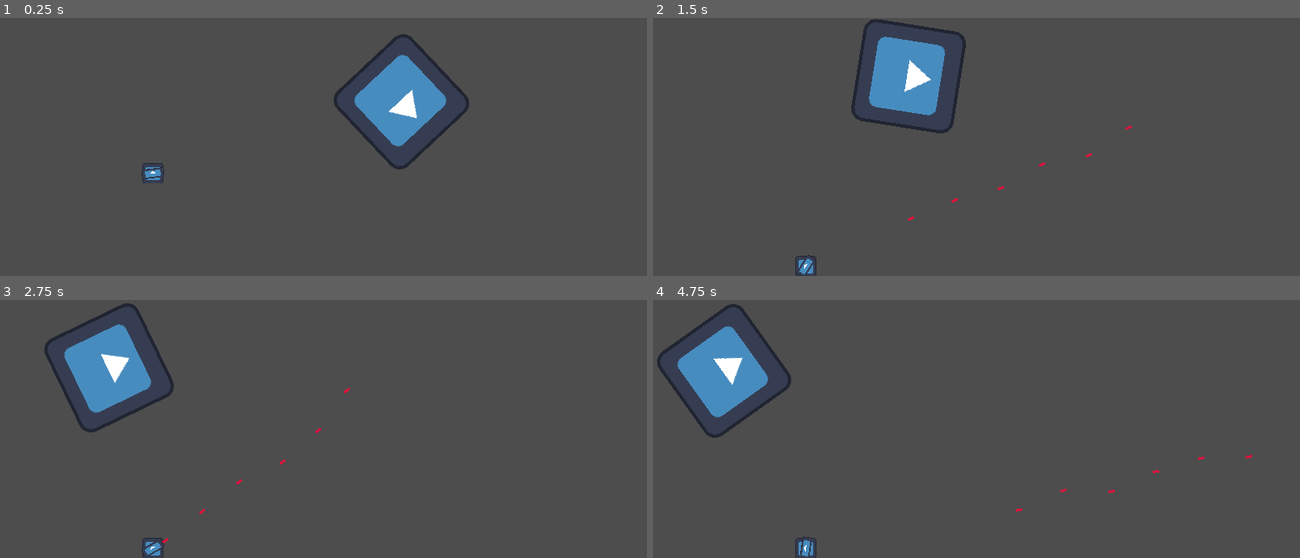
Above: before the commit, frames 1-4 (two rows, left to right).
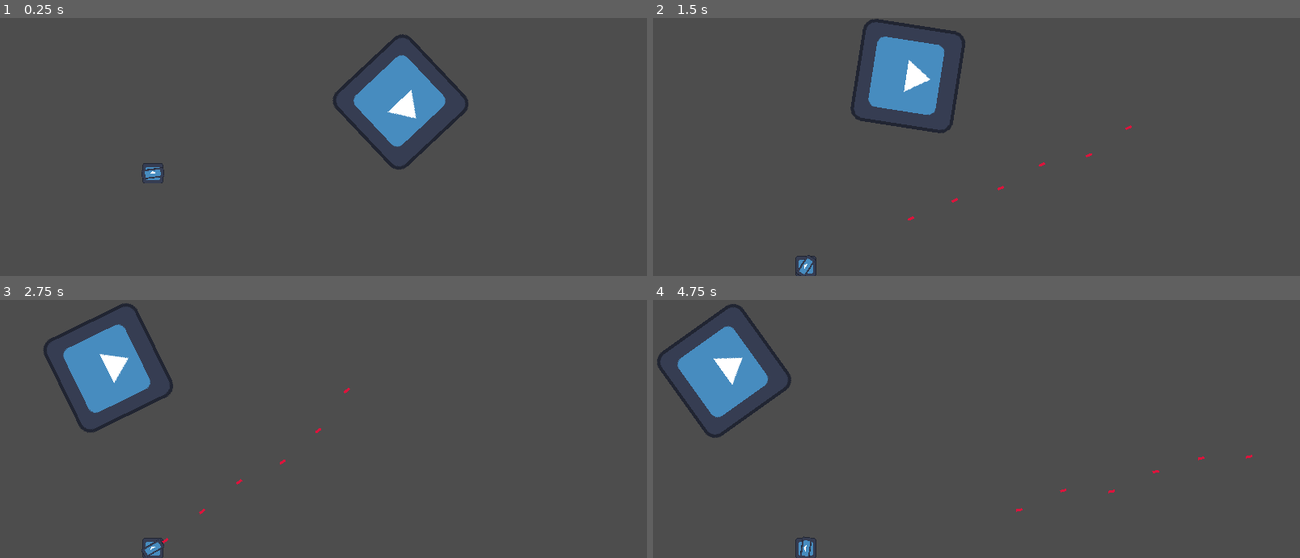
Above: after the commit, the same moments.

Repository: ElTomyDev/jueguito-para-los-pibardos-2
Game: Godot game, scene res://assets/scenes/worlds/level_1.tscn
Two runs of this game, one before a commit and one after it. Both use one fixed random seed, a clock stepped at 60 frames per second and the inputs below. The engine's default icon, where the game draws it, is replaced by a stand-in: a white triangle on a blue panel in a dark square.
Inputs (mouse positions are in pixels of both pictures, inside the frame that each line leads up to):
- Up to frame 1 (0.25 s): no input
- Up to frame 2 (1.5 s): move the mouse to (1118, 134) at 0.52 s; press the mouse at (1118, 134) at 0.53 s; move the mouse to (847, 159) at 1.27 s; release the mouse at (847, 159) at 1.28 s; click (847, 159) at 1.35 s
- Up to frame 3 (2.75 s): move the mouse to (388, 372) at 2.02 s; press the mouse at (388, 372) at 2.03 s
- Up to frame 4 (4.75 s): move the mouse to (944, 480) at 2.77 s; release the mouse at (944, 480) at 2.78 s; click (944, 480) at 2.85 s; tap Enter at 3.5 s; move the mouse to (1170, 467) at 3.52 s; press the mouse at (1170, 467) at 3.53 s; move the mouse to (782, 390) at 4.27 s; release the mouse at (782, 390) at 4.28 s; click (782, 390) at 4.35 s

The runs differ from the first frame. In frame 1, 0.4% of the frame differs, in the area x 51-73%, y 6-59%; in frame 2, 0.3%; in frame 3, 0.4%, in the area x 6-27%, y 1-52%; in frame 4, less than 0.1%.

Commit message:
refactorizacion de la gestion de inputs normalizados

Diff:
--- a/assets/scripts/characters/boss/ball_attack.gd
+++ b/assets/scripts/characters/boss/ball_attack.gd
@@ -34,5 +34,5 @@
 	bullet_instence.speed = boss.bullet_speed
 	bullet_instence.life_time = boss.bullet_life_time
 	bullet_instence.dispersion = boss.bullet_dispersion
-	bullet_instence.damage = boss.total_damage
+	bullet_instence.damage = boss.damage
 	bullet_instence.group_target = "Players"
--- a/assets/scripts/characters/boss/boss_controller.gd
+++ b/assets/scripts/characters/boss/boss_controller.gd
@@ -1,14 +1,18 @@
 extends CharacterBody2D
 class_name BossController
+
+var viewport_size: Vector2
 
 @onready var floating_movement: FloatingMovement = $BossMechanics/floating_movement as FloatingMovement
 @onready var damage_area: DamageArea = $DamageArea as DamageArea
 @onready var ball_attack: BallAttack = $BossMechanics/BallAttack as BallAttack
 
 @export_category("Boss Stats")
-@export var health: float = 10000.0
+@export var initial_health: float = 10000.0
 @export var base_damage = 50.0
-@export var damage_increment: float = 0.01
+@export var damage_increment: float = 0.5
+@export var max_damage: float = 500.0
+@export var boss_pashe: int = 0
 
 @export_category("Attack Config")
 @export var rotation_speed: float = 50.0
@@ -18,28 +22,28 @@
 @export var bullet_speed: float = 580.0
 @export var bullet_life_time: float = 3.5
 @export var bullet_dispersion: float = 8.0
-@export var bullet_damage: float = 13.6
 
 @export_category("Movement Parameters")
 @export var max_speed: float = 150.0
 @export var acceleration_speed : float = 15.0
 @export var deceleration_speed : float  = 10.0
 
-var shot_dir: Vector2
-var boss_pashe: int = 0
 var boss_actions: Dictionary={
 	0: func(): _nothing_action(),
 	1: func(): _ball_attack_action()
 }
 var current_action: int = 0
-var damage: float
-var total_damage: float
 var move_dir: Vector2 = Vector2.ZERO
+var shot_dir: Vector2
+
 var near_player: PlayerController
 
+# Estadisticas
+var health: float
+var damage: float
+
 func _ready() -> void:
-	damage = base_damage
-	total_damage = bullet_damage + damage
+	init_values()
 	floating_movement.setup(self)
 	ball_attack.setup(self)
 	damage_area.setup(self)
@@ -53,16 +57,21 @@
 	ball_attack.update(delta)
 	move_and_slide()
 
-func inputs() -> Array:
+func stats_normalized() -> Array:
 	return [
-		health,
-		total_damage,
-		self.global_position.x,
-		self.global_position.y,
-		move_dir.x,
-		move_dir.y,
-		boss_pashe
-	] + _get_players_stats()
+		health / initial_health,
+		damage / max_damage,
+		self.global_position.x / viewport_size.x,
+		self.global_position.y / viewport_size.y,
+		move_dir.x, # Ya Normalizado
+		move_dir.y, # Ya Normalizado
+		shot_dir.x, # Ya Normalizado
+	]
+
+func init_values() -> void:
+	viewport_size = get_viewport().get_visible_rect().size
+	health = initial_health
+	damage = base_damage
 
 func update_boss() -> void:
 	dead_if_can()
@@ -82,19 +91,6 @@
 func dead_if_can() -> void:
 	if health <= 0:
 		queue_free()
-
-func _get_players_stats() -> Array:
-	var players_health: Array = []
-	var players_positions: Array = []
-
-	for player in GlobalVars.players:
-		players_health.append(player.health)
-		players_positions.append(player.global_position)
-
-	var near_player_pos: Array = [0.0, 0.0]
-	if near_player:
-		near_player_pos = [near_player.global_position.x, near_player.global_position.y]
-	return players_health + players_positions + near_player_pos
 
 func _get_near_player() -> CharacterBody2D:
 	if not GlobalVars.players:return
@@ -120,7 +116,7 @@
 func _nothing_action() -> void:
 	if near_player:
 		Utils.view_to(global_position, near_player.global_position, rotation_speed, self)
-		damage += damage_increment # incrementa el daño
+		damage = min(max_damage, damage + damage_increment) # incrementa el daño
 
 func _ball_attack_action() -> void:
 	var shot_point = global_position + shot_dir * 100.0
--- a/assets/scripts/characters/damage_area.gd
+++ b/assets/scripts/characters/damage_area.gd
@@ -1,10 +1,10 @@
 extends Area2D
 class_name DamageArea
 
-var char:CharacterBody2D
+var character:CharacterBody2D
 
 func setup(body: CharacterBody2D) -> void:
-	char = body
+	character = body
 
 func apply_damage(damage:float) -> void:
-	char.health -= damage
+	character.health -= damage
--- a/assets/scripts/characters/player/player_controller.gd
+++ b/assets/scripts/characters/player/player_controller.gd
@@ -1,5 +1,7 @@
 extends CharacterBody2D
 class_name PlayerController
+
+var viewport_size: Vector2
 
 # Obtencion, creacion e instanciacion de clases y nodos
 @onready var controls: PlayerControls = $PlayerMechanics/Controls as PlayerControls
@@ -10,8 +12,9 @@
 @onready var gun: GunController = $Gun as GunController
 
 @export_category("Player Stats")
-@export var health: float = 1000.0
-@export var damage: float = 15.0
+@export var initial_healt: float = 1000.0
+@export var health: float = 0.0
+@export var damage: float = 55.0
 
 @export_category("Player settings")
 @export var gravity: float = ProjectSettings.get_setting("physics/2d/default_gravity")
@@ -29,7 +32,7 @@
 var player_id: int = 0
 
 func _ready() -> void:
-	GlobalVars.players.append(self)
+	init_player()
 	controls.setup(self)
 	smooth_movement.setup(self)
 	adjustable_jump.setup(self)
@@ -42,3 +45,15 @@
 	adjustable_jump.update(delta)
 
 	move_and_slide()
+
+func init_player() -> void:
+	GlobalVars.players.append(self)
+	health = initial_healt
+	viewport_size = get_viewport().get_visible_rect().size
+
+func stats_normalized() -> Array:
+	return [
+		health / initial_healt,
+		global_position.x / viewport_size.x,
+		global_position.y / viewport_size.y
+	]
--- a/assets/scripts/globals/global_vars.gd
+++ b/assets/scripts/globals/global_vars.gd
@@ -1,6 +1,8 @@
 extends Node
 
-var boss_health:float = 0.0
-var players:Array[PlayerController] = []
+
+
+var boss_health: float = 0.0
+var players: Array[PlayerController] = []
 
 var nn_outputs: Dictionary={}
--- a/assets/scripts/simulation_manager.gd
+++ b/assets/scripts/simulation_manager.gd
@@ -4,14 +4,6 @@
 @export var spawn_player_points : Array[Node2D]
 @export var boss_spawn          : Node2D
 @export var boss                : PackedScene
-
-# Constantes de normalización (deben coincidir con el viewport y los stats del boss/player)
-const VIEWPORT_W      : float = 800.0
-const VIEWPORT_H      : float = 320.0
-const MAX_BOSS_HEALTH : float = 10000.0
-const MAX_BOSS_DAMAGE : float = 200.0
-const MAX_PLR_HEALTH  : float = 1000.0
-const MAX_PHASES      : float = 4.0
 
 # ─────────────────────────────────────────
 #  Sistema de recompensas
@@ -41,6 +33,7 @@
 func _ready() -> void:
 	_setup_nn()
 	spawn_entities()
+
 
 # ─────────────────────────────────────────
 #  Inicializa y carga la red neuronal
@@ -160,25 +153,11 @@
 	var b  : BossController  = boss_instance
 	var np : PlayerController = b.near_player  # puede ser null
 
-	var input_vec : Array = [
-		b.health            / MAX_BOSS_HEALTH,
-		b.total_damage      / MAX_BOSS_DAMAGE,
-		b.global_position.x / VIEWPORT_W,
-		b.global_position.y / VIEWPORT_H,
-		b.move_dir.x,                          # ya en [-1, 1]
-		b.move_dir.y,                          # ya en [-1, 1]
-		float(b.boss_pashe) / MAX_PHASES,
-	]
+	var input_vec : Array = b.stats_normalized()
 
 	# Stats del jugador más cercano
 	if np:
-		input_vec.append_array([
-			np.health            / MAX_PLR_HEALTH,
-			np.global_position.x / VIEWPORT_W,
-			np.global_position.y / VIEWPORT_H,
-			np.global_position.x / VIEWPORT_W,  # near_player pos (redundante si es el mismo, útil con multi-player)
-			np.global_position.y / VIEWPORT_H,
-		])
+		input_vec.append_array(np.stats_normalized())
 	else:
 		input_vec.append_array([0.0, 0.0, 0.0, 0.0, 0.0])
 
